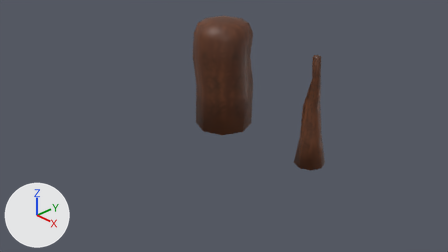
One commit to the Blender file raw-assets/models/branches.blend: the scene before it, then after it.
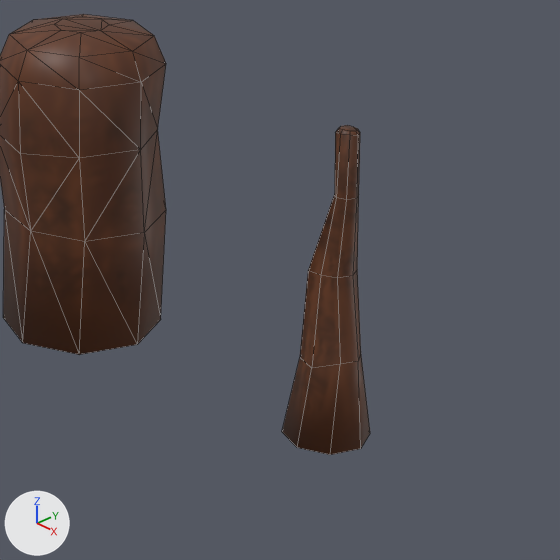
Old and new are each drawn from the file's camera 'Camera' and again close up on the part from 43% to 87% of the width and 4% to 82% of the height. Every picture has the same lights, and +X, +Y and +Z are marked at lower left. The close-ups show mesh edges as thin lines.

Before the edit, the objects in view are built like this:
```python
me_cylinder = bpy.data.meshes.new('Cylinder')
me_cylinder.from_pydata(...)  # 48 vertices, 42 faces; spans x -0.5..0.52, y -0.52..0.53, z 0.0..1.92
me_cylinder.polygons.foreach_set('use_smooth', [True] * 42)
me_cylinder.materials.append(mat_material_001)  # picture img_branch_01_01_png
me_cylinder_001 = bpy.data.meshes.new('Cylinder.001')
me_cylinder_001.from_pydata(...)  # 48 vertices, 42 faces; spans x -0.25..0.25, y -0.25..0.25, z 0.0..1.81
me_cylinder_001.polygons.foreach_set('use_smooth', [True] * 42)
me_cylinder_001.materials.append(mat_material_002)  # picture img_branch_narrow_01_01_png
ob_cylinder = bpy.data.objects.new('Cylinder', me_cylinder)
ob_cylinder.location = (0.0, 0.0, 0.0)
_m = ob_cylinder.modifiers.new('Triangulate', 'TRIANGULATE')
ob_cylinder_001 = bpy.data.objects.new('Cylinder.001', me_cylinder_001)
ob_cylinder_001.location = (2.0, 0.0, 0.0)
```
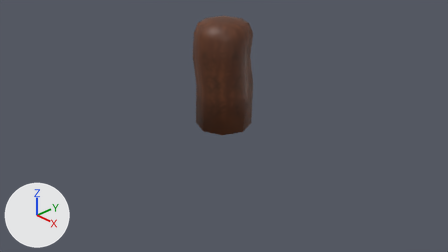
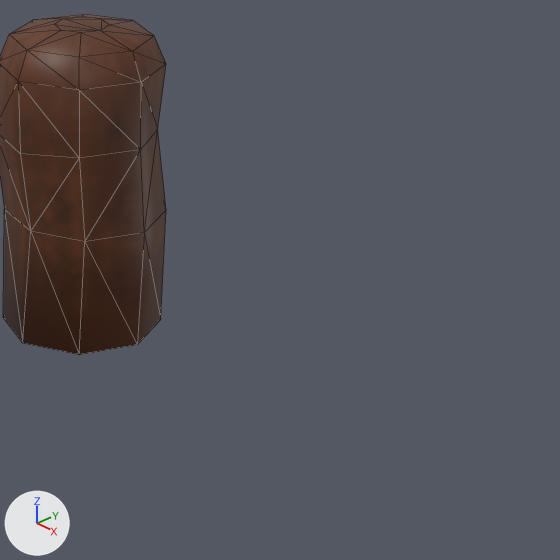
Where the change shows, as pixel boxes (x1, y1, x2, y2) in the close-ups (560 x 560 px):
'Cylinder.001', moved (not visible afterwards)
    before: (282, 125, 370, 455)

The change, as a diff of the scene's bpy script:
```diff
--- a/raw-assets/models/branches.blend.py
+++ b/raw-assets/models/branches.blend.py
@@ ob_cylinder_001 @@
 ob_cylinder_001 = bpy.data.objects.new('Cylinder.001', me_cylinder_001)
-ob_cylinder_001.location = (2.0, 0.0, 0.0)
+ob_cylinder_001.location = (0.0, 0.0, 0.0)
```
